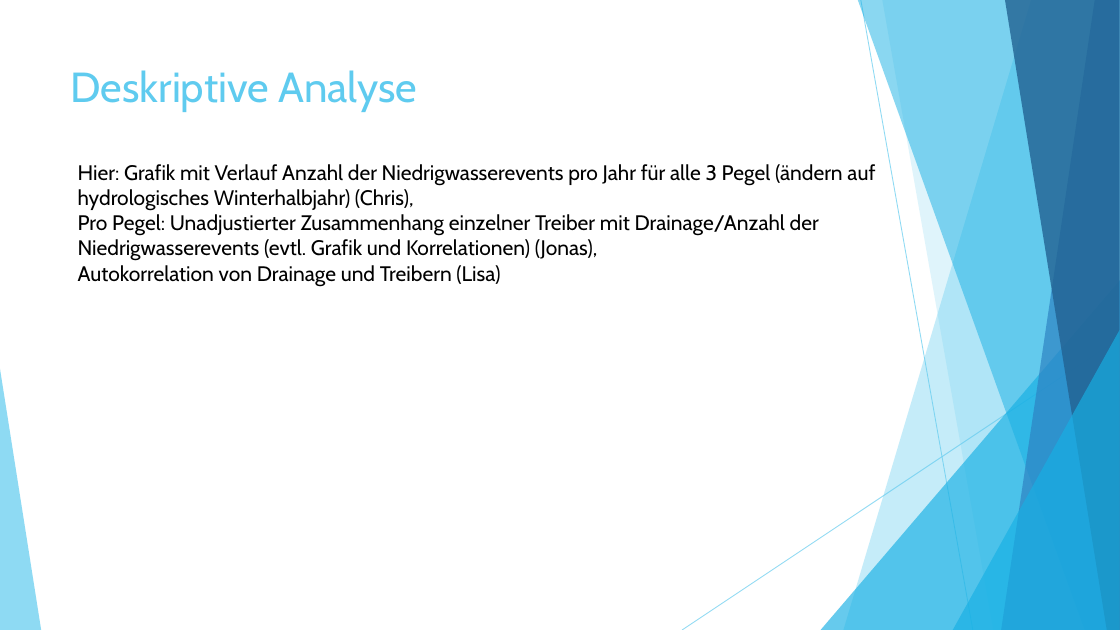
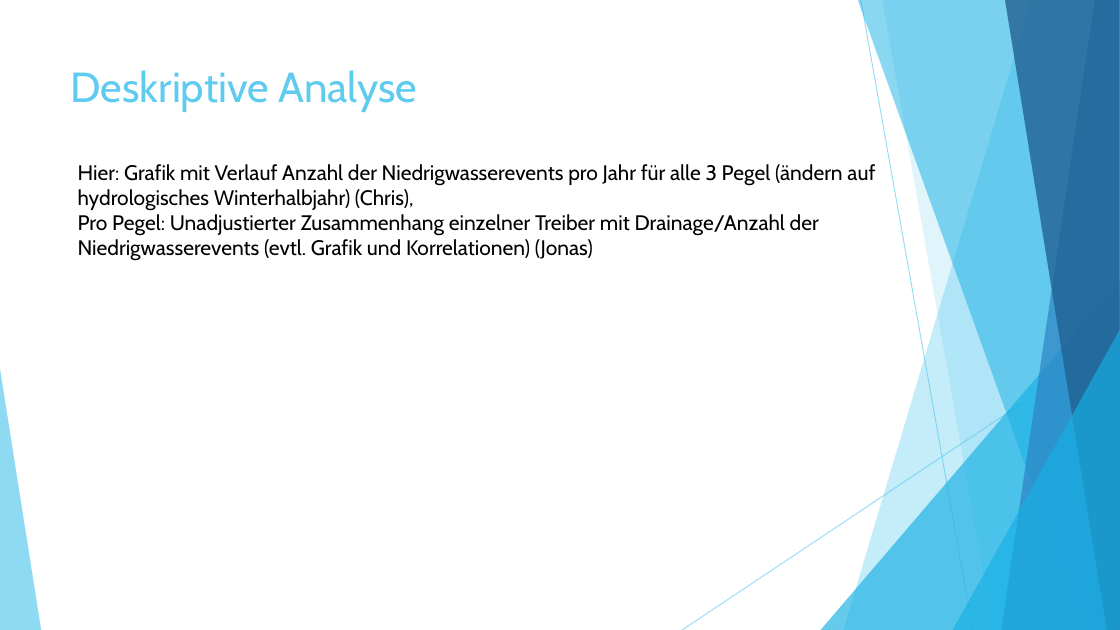
Before and after one commit to StatPrak-Droughts/Drought-Project, a slide deck: slide 7 of Zwischenpräsentation.pptx (slide 6 before the commit). Drawn at 1120x630 pixels with LibreOffice and Linux fonts; fonts in the diff are those of the drawing. Boxes give left, top, right and bottom in pixels: in the first picture for what was removed or moved away, otherwise in the second. Text is boxed around its words. In the diff, an @@ line names an element or a change of style, - is before the commit and + after.

```diff
--- a/Zwischenpräsentation.pptx
+++ b/Zwischenpräsentation.pptx
@@ text at [78, 214, 819, 261]: text changed @@
-Pro Pegel: Unadjustierter Zusammenhang einzelner Treiber mit Drainage/Anzahl der Niedrigwasserevents (evtl. Grafik und Korrelationen) (Jonas),
-Autokorrelation von Drainage und Treibern (Lisa)
+Pro Pegel: Unadjustierter Zusammenhang einzelner Treiber mit Drainage/Anzahl der Niedrigwasserevents (evtl. Grafik und Korrelationen) (Jonas)
```
Also in this commit, not shown: 1 other slide changed, 4 slides added, 1 slide removed.
